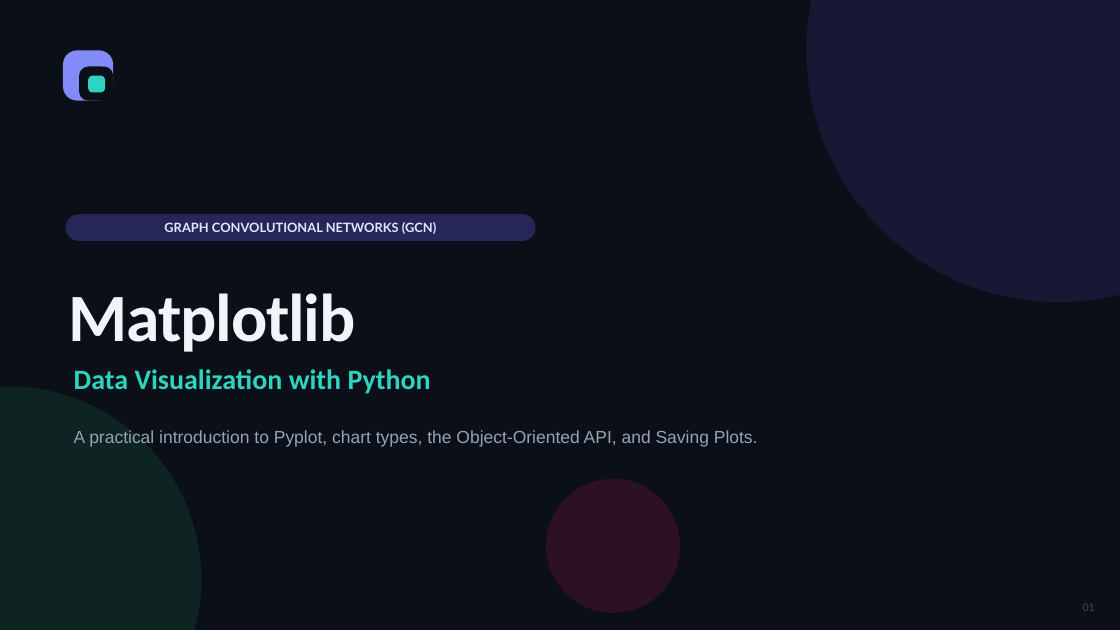
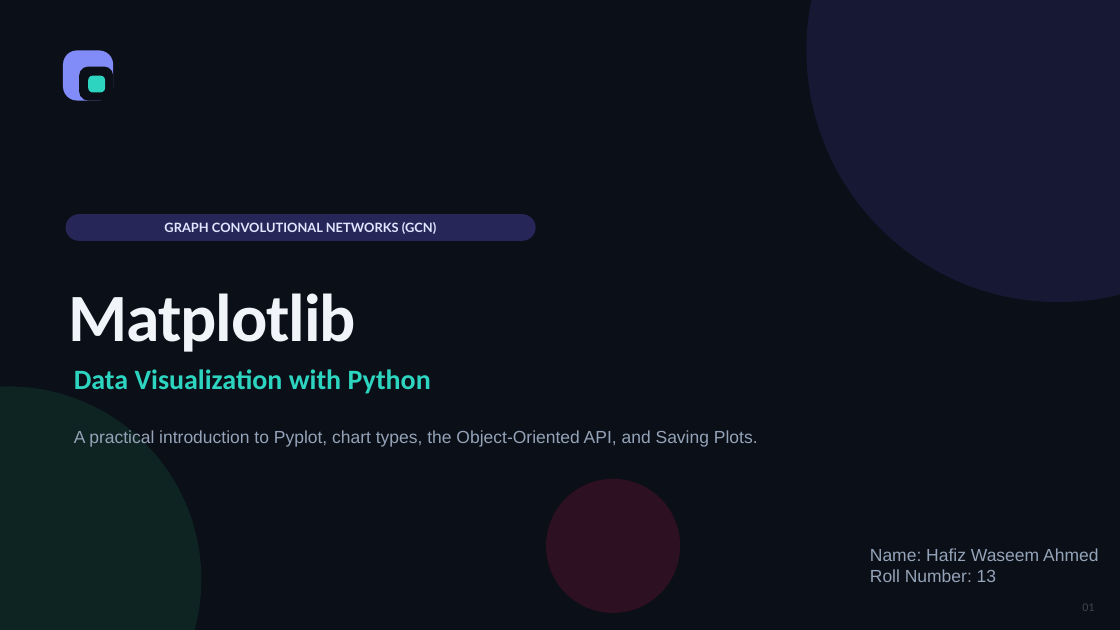
Before and after one commit to waseem-development/AI-NAVTTC, a slide deck: slide 1 of Graph Neural Network and GCN/Presentation/Matplotlib_University_Presentation.pptx. Drawn at 1120x630 pixels with LibreOffice and Linux fonts; fonts in the diff are those of the drawing. Boxes give left, top, right and bottom in pixels: in the first picture for what was removed or moved away, otherwise in the second. Text is boxed around its words. In the diff, an @@ line names an element or a change of style, - is before the commit and + after.

```diff
--- a/Graph Neural Network and GCN/Presentation/Matplotlib_University_Presentation.pptx
+++ b/Graph Neural Network and GCN/Presentation/Matplotlib_University_Presentation.pptx
@@ text added at bbox=[870, 548, 1098, 582], 15 pt, text #94A3B8 @@
+Name: Hafiz Waseem Ahmed
+Roll Number: 13
```
Also in this commit, not shown: 29 other slides changed, 1 slide removed, 4 other files.
